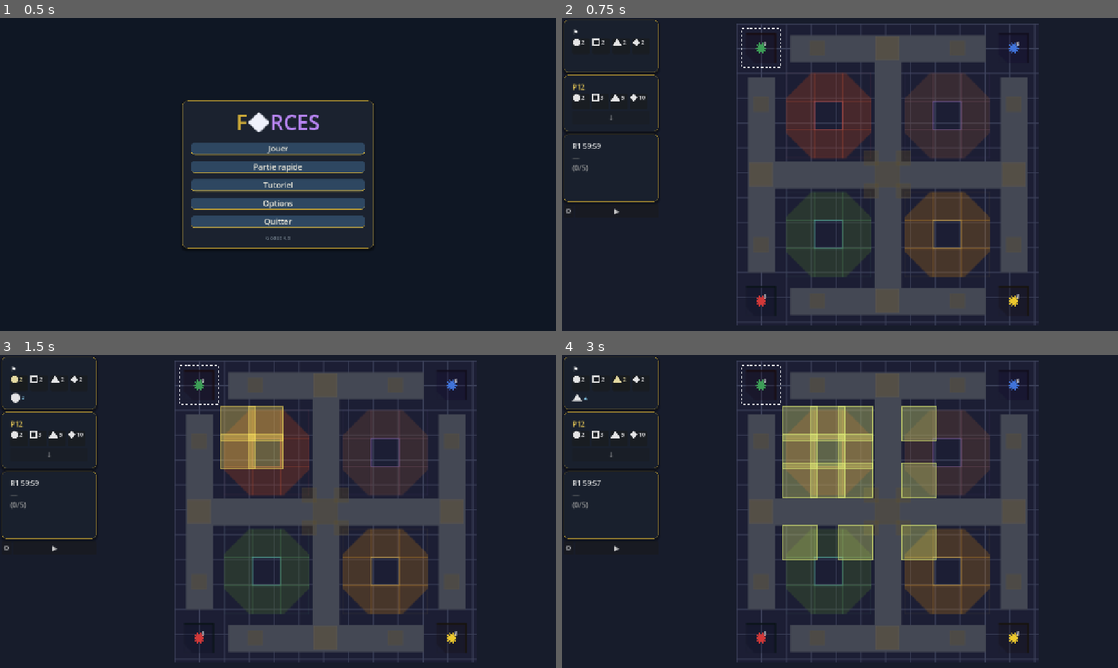
Above: before the commit, frames 1-4 (two rows, left to right).
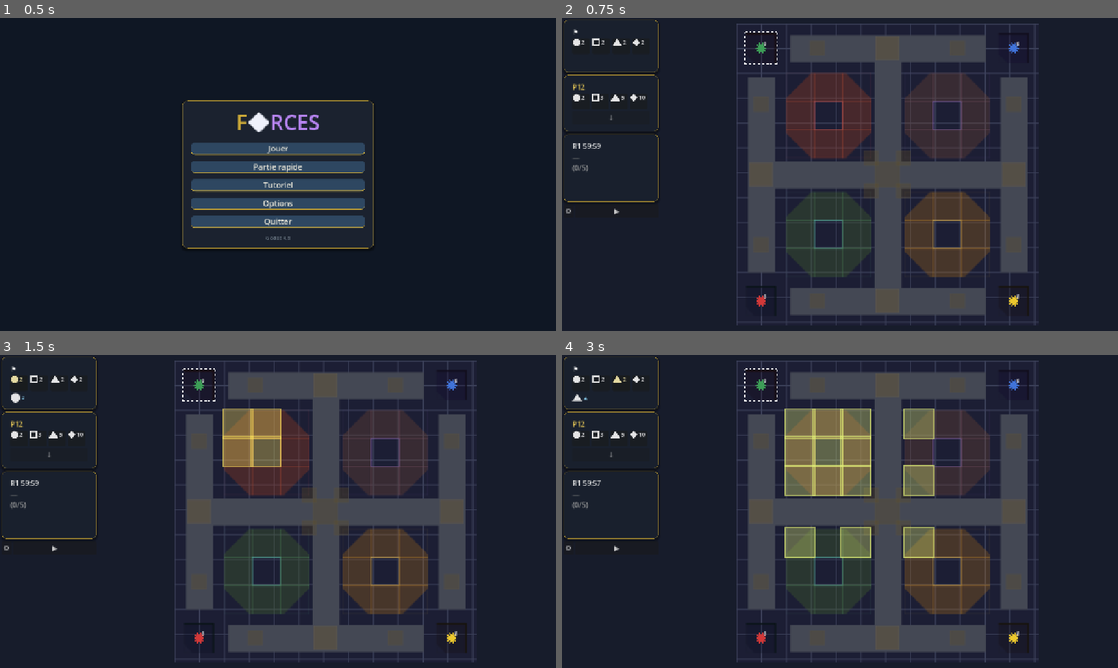
Above: after the commit, the same moments.

Repository: tlloancy/Forces
Game: Godot game, scene res://scenes/menu/main_menu.tscn
The game is run twice, just before and just after one commit, with the same random seed, the same clock (stepped at 60 frames per second) and the same inputs.
Inputs (mouse positions are in pixels of both pictures, inside the frame that each line leads up to):
- Up to frame 1 (0.5 s): no input
- Up to frame 2 (0.75 s): click "Partie rapide" at 0.5 s
- Up to frame 3 (1.5 s): click (16, 383) at 1.27 s
- Up to frame 4 (3 s): click (600, 383) at 2.02 s; click (623, 383) at 2.77 s

Frame 1 is identical in both runs. In frame 2, less than 0.1% of the frame differs, in the area x 32-40%, y 3-16%; in frame 3, 0.8%; in frame 4, 3.2%, in the area x 32-68%, y 3-66%.

Commit message:
Fix surbrillances deplacement alignees sur tuiles composees.
highlight_design_size() = tailles board_composed (27/28/22/24/14 px).

Diff:
--- a/godot/scripts/battle/board_map.gd
+++ b/godot/scripts/battle/board_map.gd
@@ -154,21 +154,11 @@
 	)
 
 
-func _hit_rect(board: Rect2, sx: float, sy: float, sc: float, sector_id: String) -> Rect2:
+func _hit_rect(board: Rect2, sx: float, sy: float, _sc: float, sector_id: String) -> Rect2:
 	var center := _sector_center(board, sx, sy, sector_id)
-	var d: Dictionary = _layout[sector_id] as Dictionary
-	var design := BoardAtlas.tile_design_size(sector_id)
-	var w: float = design.x * sc
-	var h: float = design.y * sc
-	if sector_id.begins_with("HQ_"):
-		w = maxf(w, float(d.get("r", 13)) * sc * 2.2)
-		h = w
-	elif sector_id.begins_with("Space_") or BoardCatalog.is_neutral(sector_id):
-		w = maxf(w, float(d.get("r", 8)) * sc * 3.5)
-		h = maxf(h, float(d.get("r", 8)) * sc * 3.5)
-	else:
-		w = maxf(w, float(d.get("r", 11)) * sc * 2.0)
-		h = maxf(h, float(d.get("r", 11)) * sc * 2.0)
+	var design := BoardAtlas.highlight_design_size(sector_id)
+	var w: float = design.x * sx
+	var h: float = design.y * sy
 	return Rect2(center - Vector2(w, h) * 0.5, Vector2(w, h))
 
 
--- a/godot/scripts/core/board_atlas.gd
+++ b/godot/scripts/core/board_atlas.gd
@@ -163,29 +163,21 @@
 	return Vector2(float(sz.x), float(sz.y))
 
 
-static func tile_design_size(sector_id: String) -> Vector2:
+## Tailles des tuiles sur board_composed.png (compose_board_from_tiles.py).
+static func highlight_design_size(sector_id: String) -> Vector2:
 	if sector_id.begins_with("Space_"):
-		return _sea_connector_design_size(sector_id)
+		return Vector2(14.0, 14.0)
 	if sector_id.begins_with("HQ_"):
-		return Vector2(34.0, 34.0)
+		return Vector2(28.0, 28.0)
 	if sector_id == "Sun":
-		return Vector2(32.0, 32.0)
+		return Vector2(24.0, 24.0)
 	if sector_id.begins_with("Moon_"):
-		return Vector2(26.0, 26.0)
-	return Vector2(31.0, 31.0)
+		return Vector2(22.0, 22.0)
+	return Vector2(27.0, 27.0)
 
 
-static func _sea_connector_design_size(sector_id: String) -> Vector2:
-	var native := tile_native_size(sector_id)
-	if native.x < 1.0 or native.y < 1.0:
-		return Vector2(24.0, 24.0)
-	if native.x > native.y * 1.35:
-		var w := 46.0
-		return Vector2(w, maxf(10.0, w * native.y / native.x))
-	if native.y > native.x * 1.35:
-		var h := 46.0
-		return Vector2(maxf(10.0, h * native.x / native.y), h)
-	return Vector2(24.0, 24.0)
+static func tile_design_size(sector_id: String) -> Vector2:
+	return highlight_design_size(sector_id)
 
 
 static func _camp_multiply_color(camp: GameConstants.Camp) -> Color:
Not shown, changed: godot/CHANGELOG.md
